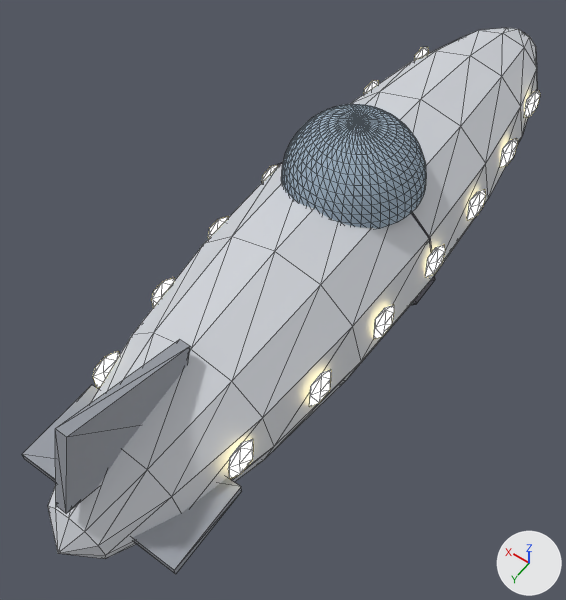
An edit to the glTF model models/cigar.glb, drawn before and after from the same camera.
Both versions are drawn from a 50 mm camera at (-2.92, 5.34, 6.49) aimed at (0.19, 0.99, -0.36). Arrows for +X, +Y and +Z are at lower right; the lights stay in place. The picture after the commit comes second. Mesh edges are drawn as thin lines. Where no turn or scale is listed for an object, it has been applied to the vertices. Vertices at exactly the same position are counted once.

The older version as bpy lines, for what is in view:
```python
me_cigar = bpy.data.meshes.new('cigar')
me_cigar.from_pydata(...)  # 392 vertices, 704 faces; spans x -1.12..1.12, y -4.6..4.5, z -1.15..1.39
# faces by material slot: [216, 72, 32, 24, 24, 336]
me_cigar.materials.append(mat_metal)  # light grey #ced1d7
me_cigar.materials.append(mat_hull_edge)  # grey #7c7c86
me_cigar.materials.append(mat_lights_under)  # green #bcffcb, glowing green #bcffcb
me_cigar.materials.append(mat_light_red)  # red #ff7c6c, glowing red #ff7c6c
me_cigar.materials.append(mat_metal_dark)  # grey #999ea6
me_cigar.materials.append(mat_window)  # beige #ffedb3, glowing beige #ffedb3
me_sphere_116 = bpy.data.meshes.new('Sphere.116')
me_sphere_116.from_pydata(...)  # 577 vertices, 1104 faces; spans x -0.75..0.75, y -0.75..0.75, z 0.0..0.75
me_sphere_116.materials.append(mat_glass)  # greyish blue #a0b3c4
ob_cigar = bpy.data.objects.new('cigar', me_cigar)
ob_cigar.location = (0.0, 0.0, 0.0)
ob_dome_004 = bpy.data.objects.new('dome.004', me_sphere_116)
ob_dome_004.location = (0.0, 0.0, 0.82)
```
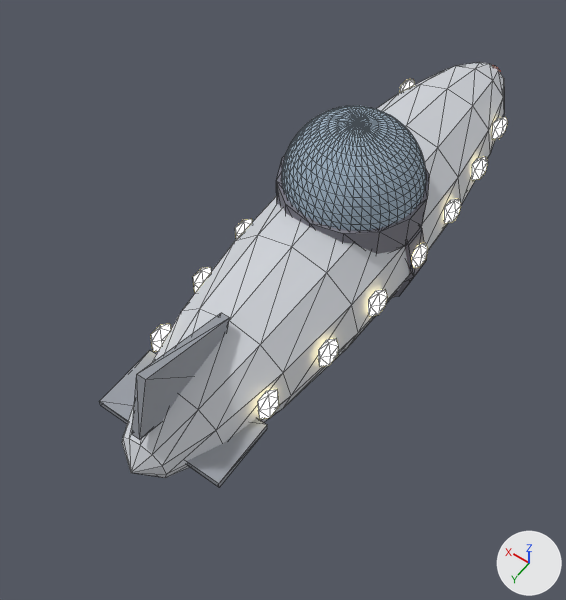
Diff of the bpy script that builds the scene:
```diff
--- a/models/cigar.glb.py
+++ b/models/cigar.glb.py
@@ me_cigar @@
 # used by ob_cigar; location = (0.0, 0.0, 0.0)
-me_cigar.from_pydata(...)  # 392 vertices, 704 faces; spans x -1.12..1.12, y -4.6..4.5, z -1.15..1.39
+me_cigar.from_pydata(...)  # 414 vertices, 744 faces; spans x -0.94..0.94, y -3.68..3.6, z -0.96..1.11
+# me_cigar part 1: a new loose piece, a UV sphere (12 segments, 10 rings, poles along y) spanning x -0.88..0.88, y -3.6..3.6, z -0.8..0.8, in mat_metal (light grey #ced1d7)
+# me_cigar part 2: a new loose piece, a 12-sided cylinder along y spanning x -0.93..0.93, y -0.14..0.14, z -0.85..0.85, in mat_hull_edge (grey #7c7c86)
+# me_cigar part 3: a new loose piece, a 14-sided cylinder along z spanning x -0.78..0.78, y -0.8..0.8, z 0.42..0.82, in mat_hull_edge (grey #7c7c86)
+# me_cigar part 4: the loose piece of 8 vertices spanning x -0.06..0.06, y 2.7..4.3, z 0.11..1.39 is scaled about the mesh origin by 0.8
+# me_cigar part 5: a new loose piece, a box spanning x -0.72..0.72, y 2.52..3.24, z -0.04..0.04, in mat_metal_dark (grey #999ea6)
+# me_cigar part 6: a new loose piece, a UV sphere (6 segments, 3 rings, poles along z) spanning x -0.72..-0.58, y -2.54..-2.26, z 0.02..0.34, in mat_window (beige #ffedb3, glowing beige #ffedb3)
+# me_cigar part 7: a new loose piece, a UV sphere (6 segments, 3 rings, poles along z) spanning x -0.85..-0.71, y -1.74..-1.46, z 0.02..0.34, in mat_window (beige #ffedb3, glowing beige #ffedb3)
+# me_cigar part 8: a new loose piece, a UV sphere (6 segments, 3 rings, poles along z) spanning x -0.92..-0.78, y -0.94..-0.66, z 0.02..0.34, in mat_window (beige #ffedb3, glowing beige #ffedb3)
+# me_cigar part 9: a new loose piece, a UV sphere (6 segments, 3 rings, poles along z) spanning x -0.94..-0.81, y -0.14..0.14, z 0.02..0.34, in mat_window (beige #ffedb3, glowing beige #ffedb3)
+# me_cigar part 10: a new loose piece, a UV sphere (6 segments, 3 rings, poles along z) spanning x -0.92..-0.78, y 0.66..0.94, z 0.02..0.34, in mat_window (beige #ffedb3, glowing beige #ffedb3)
+# me_cigar part 11: a new loose piece, a UV sphere (6 segments, 3 rings, poles along z) spanning x -0.85..-0.71, y 1.46..1.74, z 0.02..0.34, in mat_window (beige #ffedb3, glowing beige #ffedb3)
+# me_cigar part 12: a new loose piece, a UV sphere (6 segments, 3 rings, poles along z) spanning x -0.72..-0.58, y 2.26..2.54, z 0.02..0.34, in mat_window (beige #ffedb3, glowing beige #ffedb3)
+# me_cigar part 13: a new loose piece, a UV sphere (6 segments, 3 rings, poles along z) spanning x 0.58..0.72, y -2.54..-2.26, z 0.02..0.34, in mat_window (beige #ffedb3, glowing beige #ffedb3)
+# me_cigar part 14: a new loose piece, a UV sphere (6 segments, 3 rings, poles along z) spanning x 0.78..0.92, y 0.66..0.94, z 0.02..0.34, in mat_window (beige #ffedb3, glowing beige #ffedb3)
+# me_cigar part 15: a new loose piece, a UV sphere (6 segments, 3 rings, poles along z) spanning x 0.71..0.85, y 1.46..1.74, z 0.02..0.34, in mat_window (beige #ffedb3, glowing beige #ffedb3)
+# me_cigar part 16: a new loose piece, a UV sphere (6 segments, 3 rings, poles along z) spanning x 0.58..0.72, y 2.26..2.54, z 0.02..0.34, in mat_window (beige #ffedb3, glowing beige #ffedb3)
+# me_cigar part 17: 19 loose pieces with 384 vertices, spanning x -1.12..1.12, y -4.6..4.5, z -1.15..1.05, are deleted
+# other edits to the shape of me_cigar do not show in these pictures
 me_cigar.materials.append(mat_metal)
@@ ob_dome_004 @@
 ob_dome_004 = bpy.data.objects.new('dome.004', me_sphere_116)
-ob_dome_004.location = (0.0, 0.0, 0.82)
+ob_dome_004.location = (0.0, 0.0, 0.8)
```

Changed parts and their boxes [x1, y1, x2, y2] in the pictures (566 x 600 px; the box of a moved part takes in the faces that stretch with it):
'cigar', reshaped (21% narrower, 22% shorter)
    before: [22, 28, 540, 574]
    after: [99, 62, 508, 487]
'dome.004', moved
    before: [281, 104, 426, 229]
    after: [281, 106, 426, 230]
part 1 of me_cigar, added
    after: [122, 62, 504, 478]
part 2 of me_cigar, added
    after: [393, 227, 427, 297]
part 3 of me_cigar, added
    after: [276, 156, 429, 254]
part 4 of me_cigar, moved or reshaped
    before: [55, 340, 190, 513]
    after: [132, 313, 229, 440]
part 5 of me_cigar, added
    after: [99, 350, 267, 487]
part 6 of me_cigar, added
    after: [492, 117, 508, 139]
part 7 of me_cigar, added
    after: [471, 157, 488, 180]
part 8 of me_cigar, added
    after: [444, 199, 461, 223]
part 9 of me_cigar, added
    after: [412, 243, 428, 268]
part 10 of me_cigar, added
    after: [368, 289, 387, 316]
part 11 of me_cigar, added (beige)
    after: [318, 338, 338, 367]
part 12 of me_cigar, added (beige)
    after: [258, 389, 279, 419]
part 13 of me_cigar, added
    after: [400, 79, 415, 92]
part 14 of me_cigar, added
    after: [235, 219, 252, 239]
part 15 of me_cigar, added
    after: [193, 267, 211, 293]
part 16 of me_cigar, added
    after: [151, 323, 171, 352]
part 17 of me_cigar, deleted
    before: [22, 28, 540, 574]
